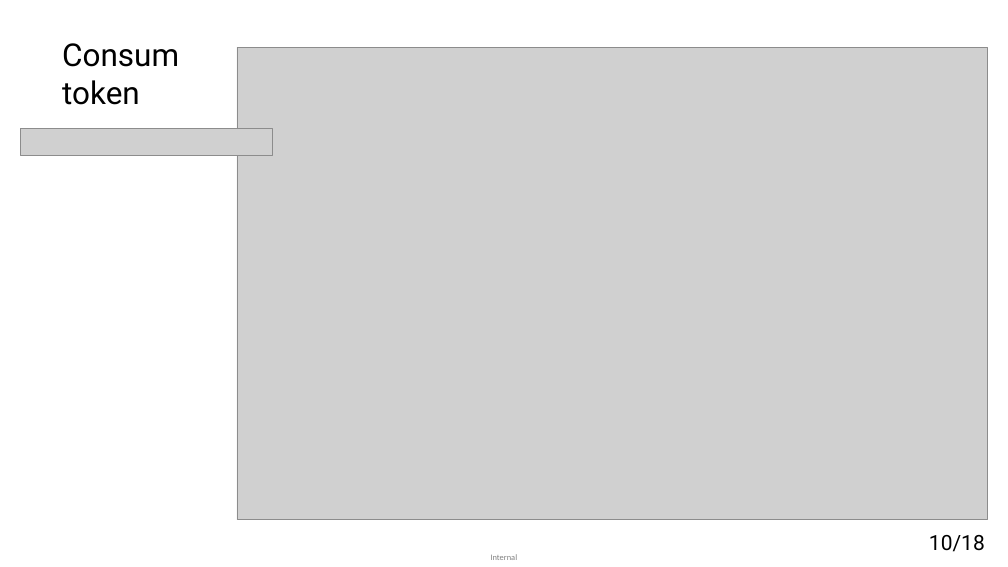
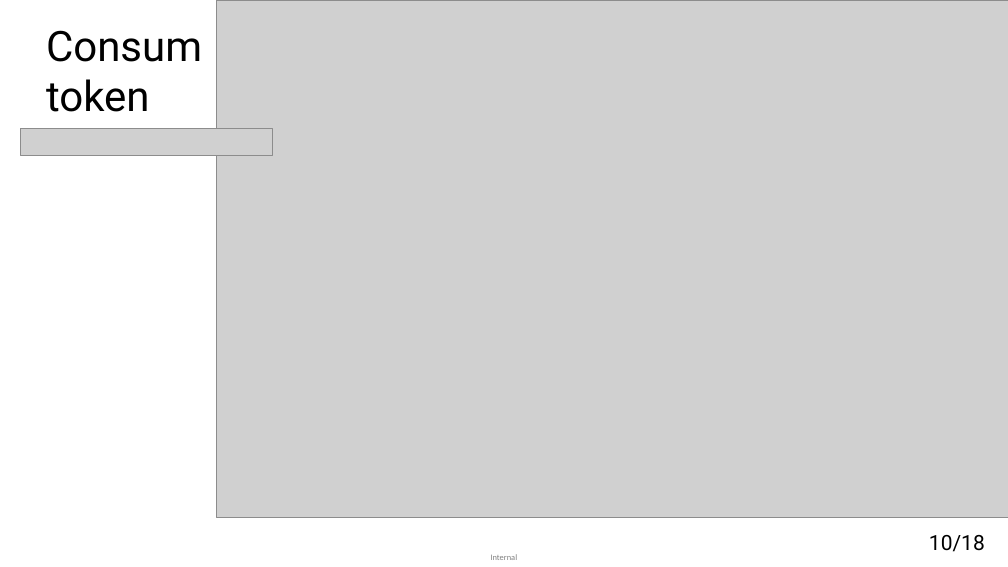
Before and after one commit to matei-rares-a/acas, a slide deck: slide 10 of docs/prezentare/current_draft/disertatie_matei_rares_prezentare_main.pptx. Drawn at 1008x567 pixels with LibreOffice and Linux fonts; fonts in the diff are those of the drawing; grey boxes stand for pictures. Boxes give left, top, right and bottom in pixels: in the first picture for what was removed or moved away, otherwise in the second. Text is boxed around its words. In the diff, an @@ line names an element or a change of style, - is before the commit and + after.

```diff
--- a/docs/prezentare/current_draft/disertatie_matei_rares_prezentare_main.pptx
+++ b/docs/prezentare/current_draft/disertatie_matei_rares_prezentare_main.pptx
@@ text "Consum": place and size @@
-text "Consum" at bbox=[62, 43, 179, 105]
+text "Consum" at bbox=[46, 30, 202, 112]
@@ text "Consum" at bbox=[46, 30, 202, 112]: size 30 to 40 pt @@
@@ picture: place and size @@
-picture at bbox=[237, 47, 988, 520]
+picture at bbox=[217, 0, 1008, 518]
```
Also in this commit, not shown: 16 other slides changed, 11 other files.
